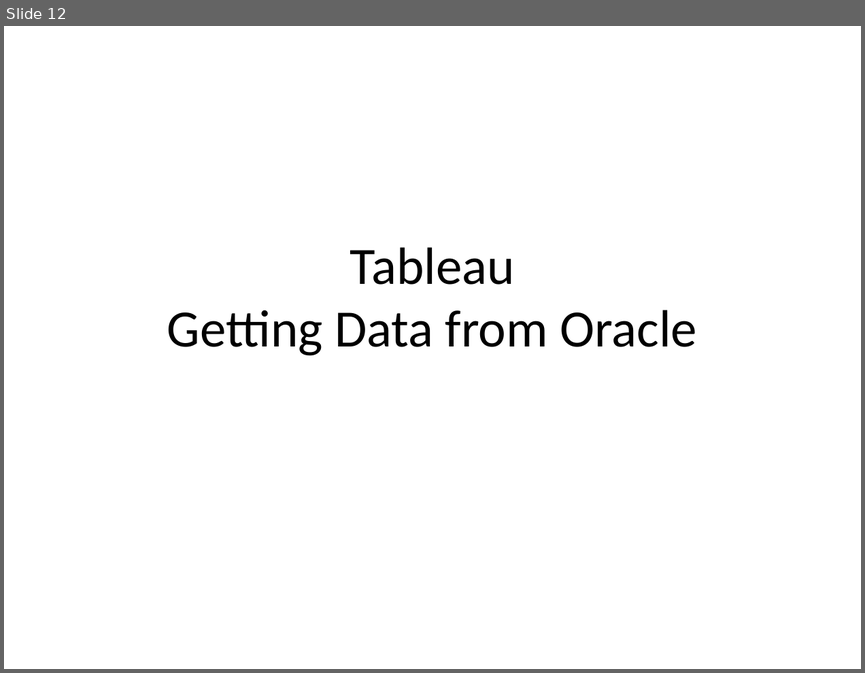
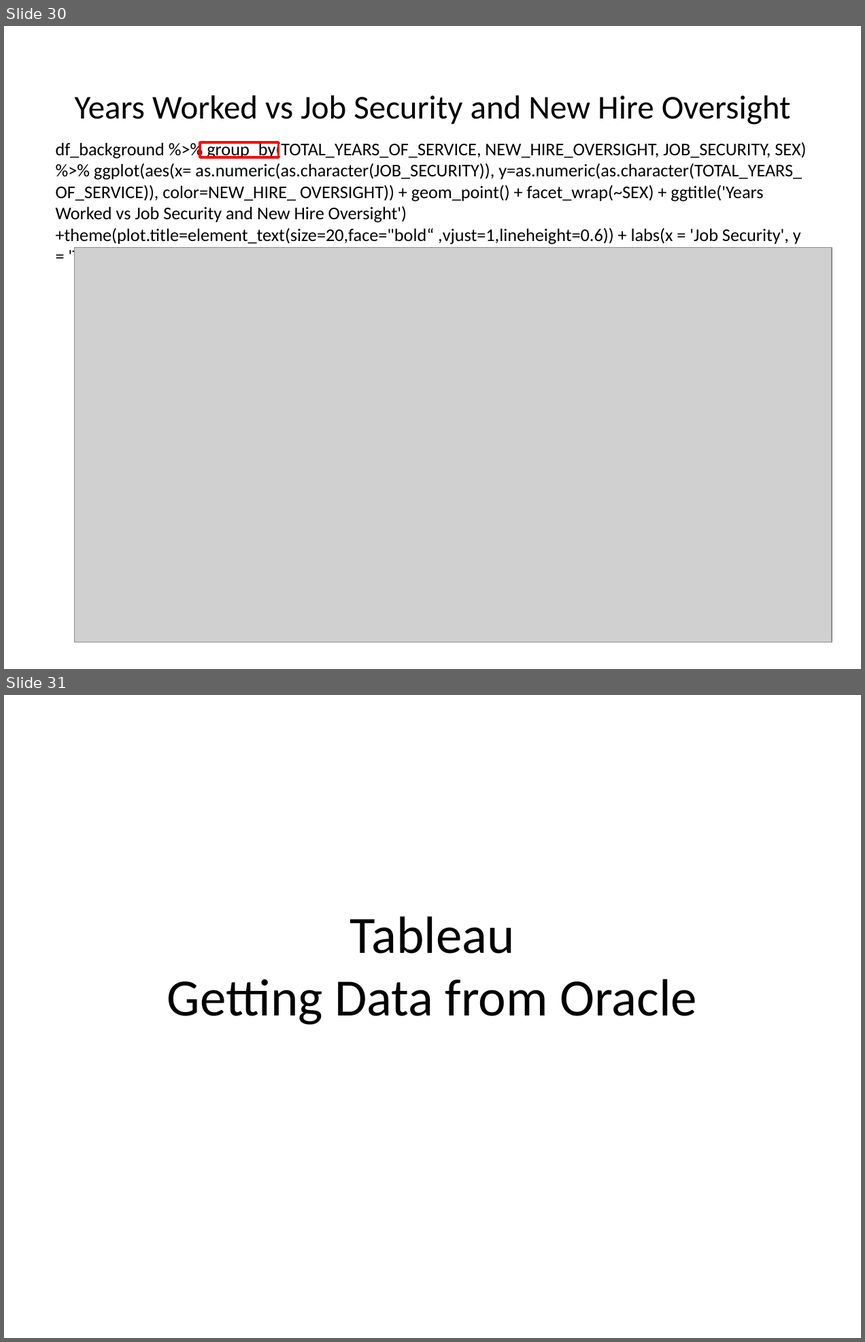
Before and after one commit to andreanc223/DV_FinalProject, a slide deck: 00 Doc/Presentation.pptx. Shown one above the other, each under a label of ours: slide 12 before the commit, slides 30 and 31 after it. The pictures are 865x673 and 865x1342 pixels, drawn with LibreOffice and Linux fonts; fonts in the diff are those of the drawing; grey boxes stand for pictures. Boxes give left, top, right and bottom in pixels: in the first picture for what was removed or moved away, otherwise in the second. Text is boxed around its words. In the diff, an @@ line names an element or a change of style, - is before the commit and + after.

```diff
--- a/00 Doc/Presentation.pptx
+++ b/00 Doc/Presentation.pptx
@@ slide 30 added at (4, 26, 861, 669), background #FFFFFF @@
@@ title added at (75, 95, 791, 125), 28 pt, text #000000 @@
+Years Worked vs Job Security and New Hire Oversight
@@ text added at (56, 141, 806, 267), 15 pt, text #000000 @@
+df_background %>% group_by(TOTAL_YEARS_OF_SERVICE, NEW_HIRE_OVERSIGHT, JOB_SECURITY, SEX) %>% ggplot(aes(x= as.numeric(as.character(JOB_SECURITY)), y=as.numeric(as.character(TOTAL_YEARS_ OF_SERVICE)), color=NEW_HIRE_ OVERSIGHT)) + geom_point() + facet_wrap(~SEX) + ggtitle('Years Worked vs Job Security and New Hire Oversight') +theme(plot.title=element_text(size=20,face="bold“ ,vjust=1,lineheight=0.6)) + labs(x = 'Job Security', y = 'Total Years of Service')
@@ rectangle added at (201, 142, 279, 158), outline #FF0000 2 pt @@
@@ picture added at (74, 247, 832, 642) @@
@@ what was slide 12 is now slide 31 @@
```
Also in this commit, not shown: 18 other slides added, 8 other files.
